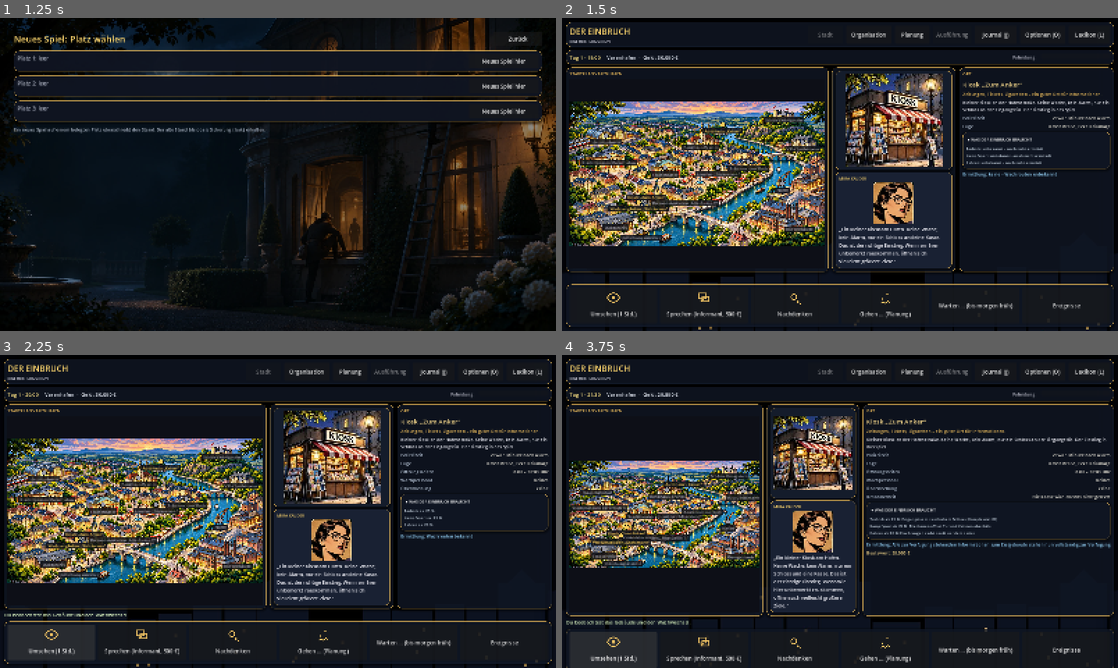
Above: before the commit, frames 1-4 (two rows, left to right).
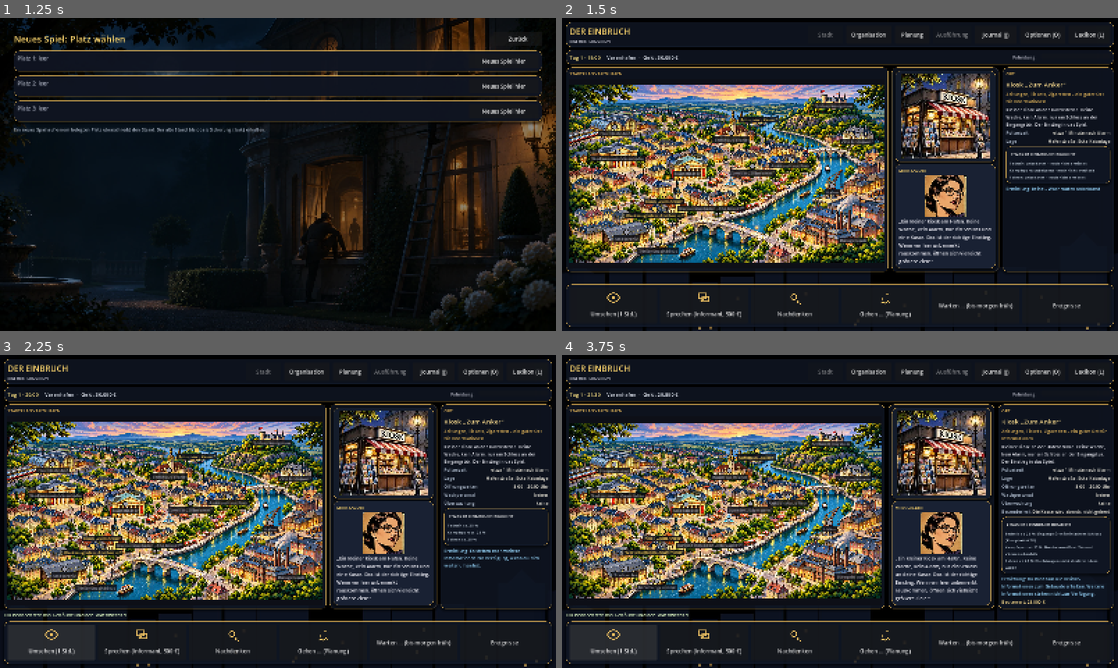
Above: after the commit, the same moments.

Repository: Martin1971-cloud/einbruch
Game: Godot game, scene res://scenes/main.tscn
Two runs of this game, one before a commit and one after it. Both use one fixed random seed, a clock stepped at 60 frames per second and the inputs below.
Inputs:
- Up to frame 1 (1.25 s): click "Neues Spiel" at 0.5 s
- Up to frame 2 (1.5 s): click "Neues Spiel hier" at 1.25 s
- Up to frame 3 (2.25 s): click "Umsehen (1 Std.)" at 2 s
- Up to frame 4 (3.75 s): click "Sprechen (Informant, 500 €)" at 2.75 s; click "Umsehen (1 Std.)" at 3.5 s

Frame 1 is identical in both runs. In frame 2, 42% of the frame differs, in the area x 1-99%, y 15-82%; in frame 3, 42%; in frame 4, 45%, in the area x 0-100%, y 15-100%.

Commit message:
Stadt: Ermittlungstexte je Aktion (Umsehen, Informant), Karte größer, Ortsbereich schmaler
Co-Authored-By: Claude Haiku 5.5 <noreply@anthropic.com>
Claude-Session: https://claude.ai/code/session_01LKpSSULuighKXwyzAG3jU1

Diff:
--- a/godot/scripts/game.gd
+++ b/godot/scripts/game.gd
@@ -9,6 +9,8 @@
 var hour := START_HOUR
 var heat := 0.0
 var intel := {}          # target_id -> Stufe 0..2
+## Woher die Informationen stammen: target_id -> {"look": 0..2 (Umsehen), "inf": bool (Informant)}
+var ermittlung_quelle := {}
 var tools_owned := {}    # tool_id -> true
 var gear_owned := {}     # gear_id -> true
 var cars_owned := {}     # car_id -> true (gekaufte Fahrzeuge)
@@ -63,7 +65,7 @@
 func save_game() -> void:
 	var data := {
 		"money": money, "day": day, "hour": hour, "heat": heat,
-		"intel": intel, "tools_owned": tools_owned, "gear_owned": gear_owned,
+		"intel": intel, "ermittlung_quelle": ermittlung_quelle, "tools_owned": tools_owned, "gear_owned": gear_owned,
 		"cars_owned": cars_owned, "car_id": car_id,
 		"team": team, "driver": driver, "roster": roster, "stufe": stufe,
 		"target_id": target_id, "unlocked": unlocked, "game_over": game_over,
@@ -185,6 +187,7 @@
 	hour = float(parsed.get("hour", START_HOUR))
 	heat = float(parsed.get("heat", 0.0))
 	intel = parsed.get("intel", intel)
+	ermittlung_quelle = parsed.get("ermittlung_quelle", {})
 	tools_owned = parsed.get("tools_owned", {})
 	gear_owned = parsed.get("gear_owned", {"none": true})
 	cars_owned = parsed.get("cars_owned", {})
@@ -210,8 +213,10 @@
 	hour = START_HOUR
 	heat = 0.0
 	intel = {}
+	ermittlung_quelle = {}
 	for t in GameData.TARGETS:
 		intel[t] = 0
+		ermittlung_quelle[t] = {"look": 0, "inf": false}
 	tools_owned = {}
 	gear_owned = {"none": true}
 	cars_owned = {}
@@ -289,6 +294,12 @@
 
 func stufe_of(target_id: String) -> int:
 	return int(stufe.get(target_id, 0))
+
+
+## Quelle der Ermittlung eines Gebäudes (fehlt sie, etwa in alten Ständen: nichts ermittelt).
+func quelle_of(target_id: String) -> Dictionary:
+	var q: Dictionary = ermittlung_quelle.get(target_id, {"look": 0, "inf": false})
+	return q
 
 
 ## Anzahl erfolgreich abgeschlossener Gebäude (Stufe für Werkzeuge und Autos).
--- a/godot/scripts/screens/town.gd
+++ b/godot/scripts/screens/town.gd
@@ -35,7 +35,7 @@
 	# Breiten: Stadtplan größer, Ortsbild schmaler (Verhältnis 1,7 : 0,8 : 1)
 	var map_card := _map_card()
 	map_card.size_flags_horizontal = Control.SIZE_EXPAND_FILL
-	map_card.size_flags_stretch_ratio = 1.7
+	map_card.size_flags_stretch_ratio = 2.4
 	body.add_child(map_card)
 	var image_card := _image_card()
 	image_card.size_flags_horizontal = Control.SIZE_EXPAND_FILL
@@ -43,7 +43,7 @@
 	body.add_child(image_card)
 	var info_card := _info_card()
 	info_card.size_flags_horizontal = Control.SIZE_EXPAND_FILL
-	info_card.size_flags_stretch_ratio = 1.0
+	info_card.size_flags_stretch_ratio = 0.7
 	body.add_child(info_card)
 
 	_msg = UI.label("", 14, Color(0.85, 0.95, 0.75))
@@ -261,12 +261,25 @@
 			txt = Texte.t("stadt.skill_ab") % [nm, wert, Texte.d(t.bedarf[skill].grund)]
 		req.add_child(UI.label(txt, 11, Color(0.8, 0.85, 0.9), true))
 	_loc_box.add_child(UI.fold(Texte.t("stadt.braucht"), req, true))
-	_loc_box.add_child(UI.label(Texte.t("stadt.ermittlung") % [[Texte.t("stadt.ermittlung_0"), Texte.t("stadt.ermittlung_1"), Texte.t("stadt.ermittlung_2")][lvl]], 13, Color(0.6, 0.85, 1.0)))
+	_loc_box.add_child(UI.label(Texte.t("stadt.ermittlung") % _ermittlung_text(lvl), 13, Color(0.6, 0.85, 1.0), true))
 	if lvl >= 2:
 		_loc_box.add_child(UI.label(Texte.t("plan.beutewert") % GameData.loot_text(t, lvl), 13, Color(0.97, 0.85, 0.55)))
 	if erfolgreich:
 		_loc_box.add_child(UI.label(Texte.t("stadt.erfolgreich"), 15, Color(0.55, 0.92, 0.55)))
 	_refresh_image()
+
+
+## Ermittlungstext: je nach Aktionen (Umsehen einmal oder zweimal, Informant).
+func _ermittlung_text(lvl: int) -> String:
+	var q: Dictionary = Game.quelle_of(_selected)
+	if bool(q.get("inf", false)):
+		return Texte.t("stadt.erm_inf")
+	var n := int(q.get("look", 0))
+	if n >= 2:
+		return Texte.t("stadt.erm_look2")
+	if n == 1:
+		return Texte.t("stadt.erm_look1")
+	return [Texte.t("stadt.ermittlung_0"), Texte.t("stadt.ermittlung_1"), Texte.t("stadt.ermittlung_2")][lvl]
 
 
 func _refresh_image() -> void:
@@ -306,6 +319,9 @@
 
 func _on_look() -> void:
 	Game.intel[_selected] = mini(int(Game.intel[_selected]) + 1, 2)
+	var q: Dictionary = Game.quelle_of(_selected)
+	q["look"] = mini(int(q.get("look", 0)) + 1, 2)
+	Game.ermittlung_quelle[_selected] = q
 	Game.advance_hours(1.0)
 	_log(Texte.t("stadt.log_umsehen"))
 
@@ -317,6 +333,9 @@
 		return
 	Game.money -= price
 	Game.intel[_selected] = mini(int(Game.intel[_selected]) + 1, 2)
+	var q: Dictionary = Game.quelle_of(_selected)
+	q["inf"] = true
+	Game.ermittlung_quelle[_selected] = q
 	Game.advance_hours(0.5)
 	_log(Texte.t("stadt.log_informant"))
 
--- a/godot/scripts/texte.gd
+++ b/godot/scripts/texte.gd
@@ -21,6 +21,9 @@
 		"stadt.ermittlung_0": "keine – Wachrouten unbekannt",
 		"stadt.ermittlung_1": "Wachrouten bekannt",
 		"stadt.ermittlung_2": "Alle zur Verfügung stehenden Informationen zum Zielgebäude stehen nun vollständig zur Verfügung",
+		"stadt.erm_look1": "Es stehen noch weitere Informationen zur Verfügung, wenn du dich weiter umsiehst.",
+		"stadt.erm_look2": "Du hast nun alle Informationen durch die Beobachtung erhalten. Auch wenn du dich weiter umschauen möchtest, erhältst du keine weiteren Informationen mehr.",
+		"stadt.erm_inf": "Du hast nun alle Insider-Informationen zum Gebäude erhalten. Weitere Informationen stehen nicht zur Verfügung.",
 		"stadt.ermittlung": "Ermittlung: %s",
 		"stadt.erfolgreich": "€  Erfolgreich abgeschlossen",
 		"stadt.log_umsehen": "Du beobachtest das Gebäude und den Wachwechsel.",
@@ -452,6 +455,9 @@
 		"stadt.ermittlung_0": "none – guard routes unknown",
 		"stadt.ermittlung_1": "guard routes known",
 		"stadt.ermittlung_2": "All information available about the target building is now complete",
+		"stadt.erm_look1": "More information is available if you keep looking around.",
+		"stadt.erm_look2": "You have now received all information from observation. Even if you keep looking around, you will not receive any further information.",
+		"stadt.erm_inf": "You have now received all insider information about the building. No further information is available.",
 		"stadt.ermittlung": "Investigation: %s",
 		"stadt.erfolgreich": "€  Successfully completed",
 		"stadt.log_umsehen": "You watch the building and the guard change.",
--- a/godot/tests/pruef_hintergrund.gd
+++ b/godot/tests/pruef_hintergrund.gd
@@ -27,6 +27,22 @@
 			"stadt2":
 				G.intel["kiosk"] = 2
 				main.go("town")
+			"erm_look1":
+				G.intel["kiosk"] = 1
+				G.ermittlung_quelle["kiosk"] = {"look": 1, "inf": false}
+				main.go("town")
+			"erm_look2":
+				G.intel["kiosk"] = 2
+				G.ermittlung_quelle["kiosk"] = {"look": 2, "inf": false}
+				main.go("town")
+			"erm_inf":
+				G.intel["kiosk"] = 2
+				G.ermittlung_quelle["kiosk"] = {"look": 0, "inf": true}
+				main.go("town")
+			"erm_beide":
+				G.intel["kiosk"] = 2
+				G.ermittlung_quelle["kiosk"] = {"look": 1, "inf": true}
+				main.go("town")
 			"laden":
 				main.go("shop", {"kind": "laden"})
 			"spielende":
